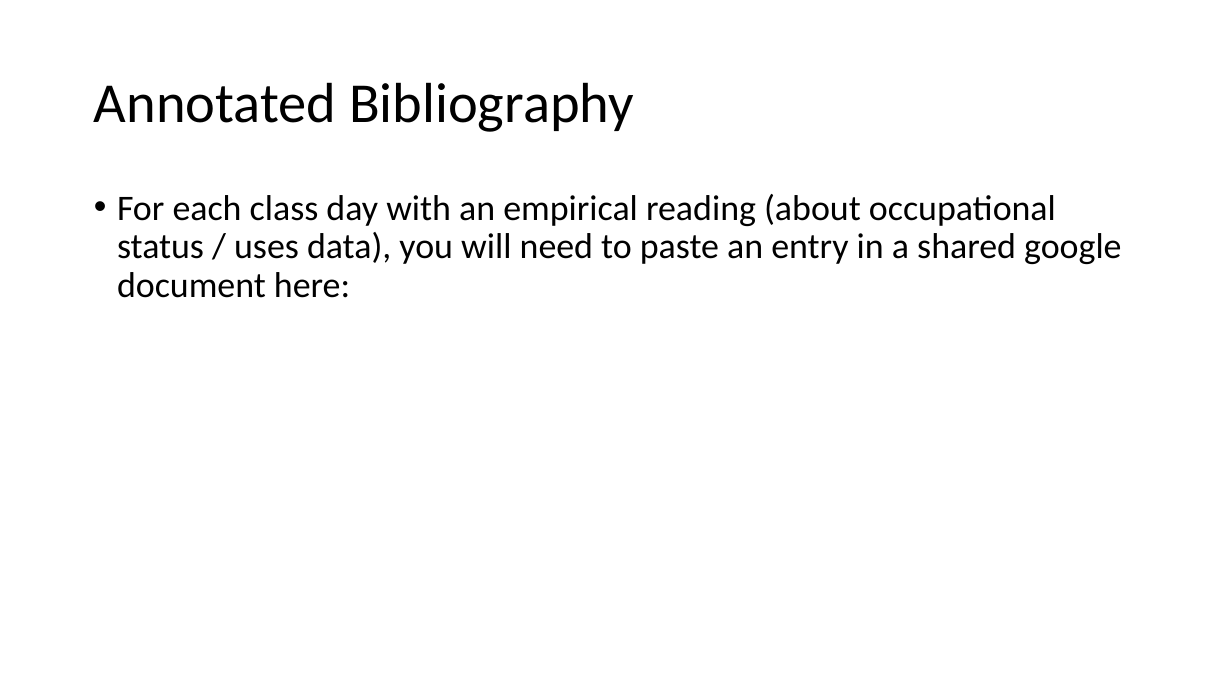
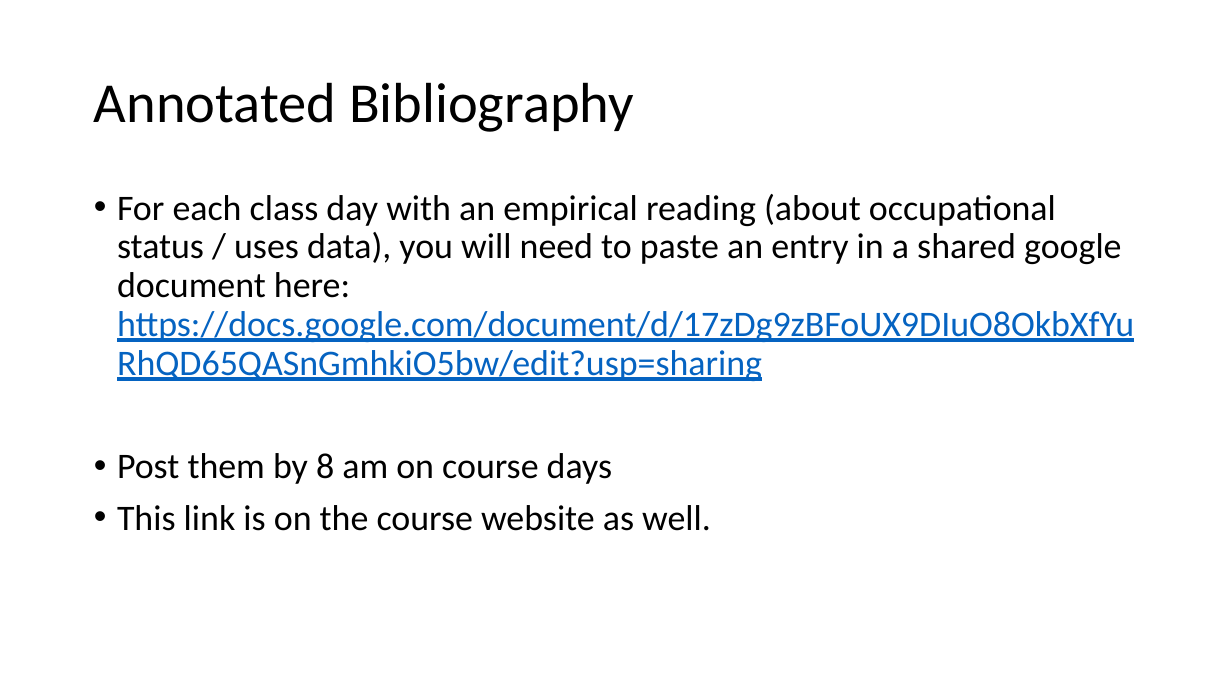
Before and after one commit to ekmaloney/soc490s, a slide deck: slide 3 of slides/feb17.pptx. Drawn at 1232x693 pixels with LibreOffice and Linux fonts; fonts in the diff are those of the drawing. Boxes give left, top, right and bottom in pixels: in the first picture for what was removed or moved away, otherwise in the second. Text is boxed around its words. In the diff, an @@ line names an element or a change of style, - is before the commit and + after.

```diff
--- a/slides/feb17.pptx
+++ b/slides/feb17.pptx
@@ text at (x1=117, y1=194, x2=1134, y2=531): text changed @@
-• For each class day with an empirical reading (about occupational status / uses data), you will need to paste an entry in a shared google document here:
+• For each class day with an empirical reading (about occupational status / uses data), you will need to paste an entry in a shared google document here: https://docs.google.com/document/d/17zDg9zBFoUX9DIuO8OkbXfYuRhQD65QASnGmhkiO5bw/edit?usp=sharing
+• Post them by 8 am on course days
+• This link is on the course website as well.
```
Also in this commit, not shown: 2 other slides changed, 23 slides added, 17 other files.
